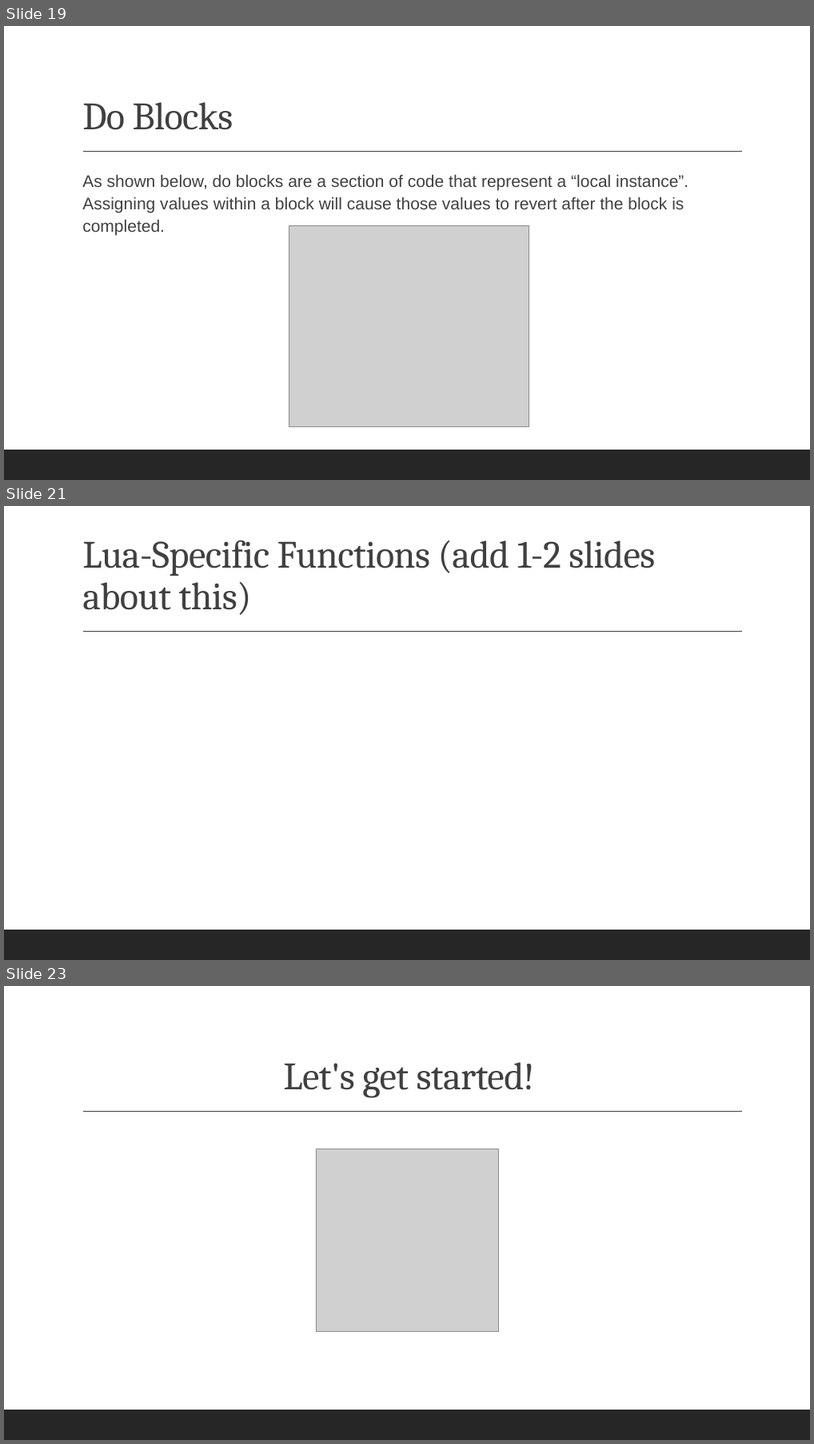
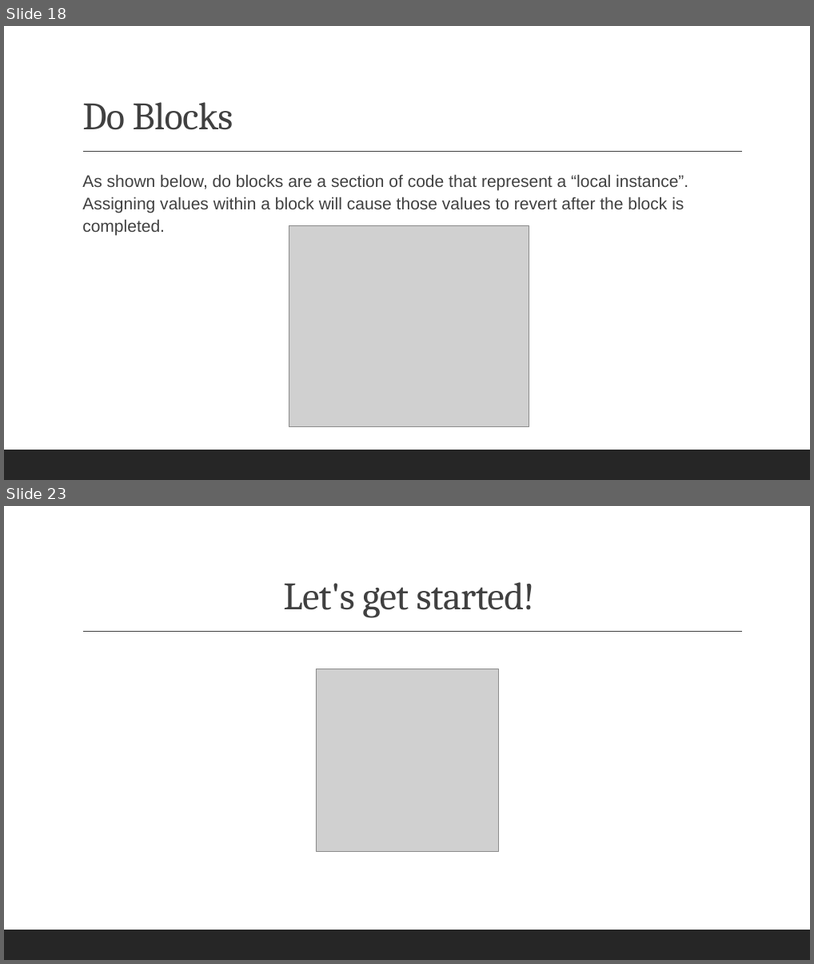
Before and after one commit to ethan-reinsborough/advweb-lua-project, a slide deck: Lua Presentation.pptx. Shown one above the other, each under a label of ours: slides 19, 21 and 23 before the commit, slides 18 and 23 after it; the slides between them are not shown. The pictures are 814x1444 and 814x964 pixels, drawn with LibreOffice and Linux fonts; fonts in the diff are those of the drawing; grey boxes stand for pictures. Boxes give left, top, right and bottom in pixels: in the first picture for what was removed or moved away, otherwise in the second. Text is boxed around its words. In the diff, an @@ line names an element or a change of style, - is before the commit and + after.

```diff
--- a/Lua Presentation.pptx
+++ b/Lua Presentation.pptx
@@ slide 21 removed at [4, 506, 810, 960], background #FFFFFF; not listed: 2 template elements that a slide beside it also shows @@
@@ title removed at [82, 540, 655, 615] @@
-Lua-Specific Functions (add 1-2 slides about this)
@@ what was slide 19 is now slide 18 @@
```
Also in this commit, not shown: 2 slides changed, 5 slides added, 3 other slides removed.
